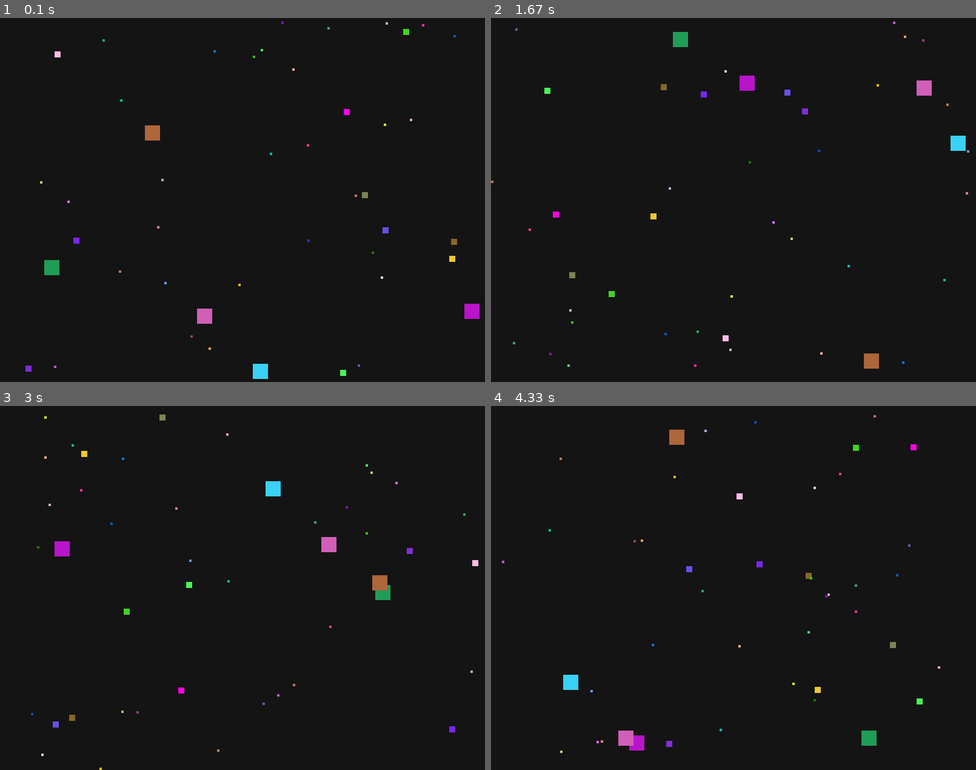
Above: before the commit, frames 1-4 (two rows, left to right).
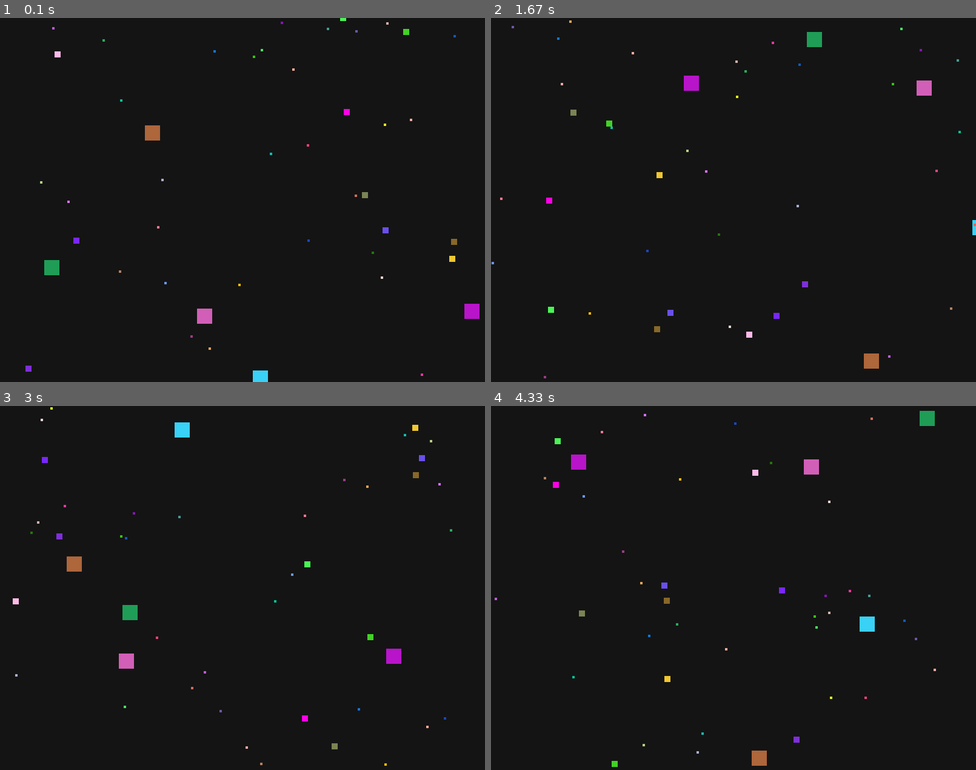
Above: after the commit, the same moments.

Repository: bibox26x/lab8-pygame
Game: pygame game, started from main.py
Same seed, same stepped clock (60 frames per second), same inputs: the game is played once before the commit and once after it.
Inputs:
- Up to frame 1 (0.1 s): no input
- Up to frame 2 (1.67 s): no input
- Up to frame 3 (3 s): no input
- Up to frame 4 (4.33 s): no input

The runs differ from the first frame. In frame 1, 0.1% of the frame differs, in the area x 10-88%, y 0-100%; in frame 2, 1.3%; in frame 3, 1.9%; in frame 4, 1.9%, in the area x 0-93%, y 1-100%.

Commit message:
exam: q3 - screen wrapping

Diff:
--- a/main.py
+++ b/main.py
@@ -120,13 +120,8 @@
 			square["x"] += (square["speed_x"] + flee_x) * frame_scale
 			square["y"] += (square["speed_y"] + flee_y) * frame_scale
 
-			if square["x"] <= 0 or square["x"] >= WIDTH - size:
-				square["speed_x"] *= -1
-				square["x"] = max(0, min(square["x"], WIDTH - size))
-
-			if square["y"] <= 0 or square["y"] >= HEIGHT - size:
-				square["speed_y"] *= -1
-				square["y"] = max(0, min(square["y"], HEIGHT - size))
+			square["x"] = (square["x"] + size) % (WIDTH + size) - size
+			square["y"] = (square["y"] + size) % (HEIGHT + size) - size
 
 		screen.fill((20, 20, 20))
 		for square in squares:
